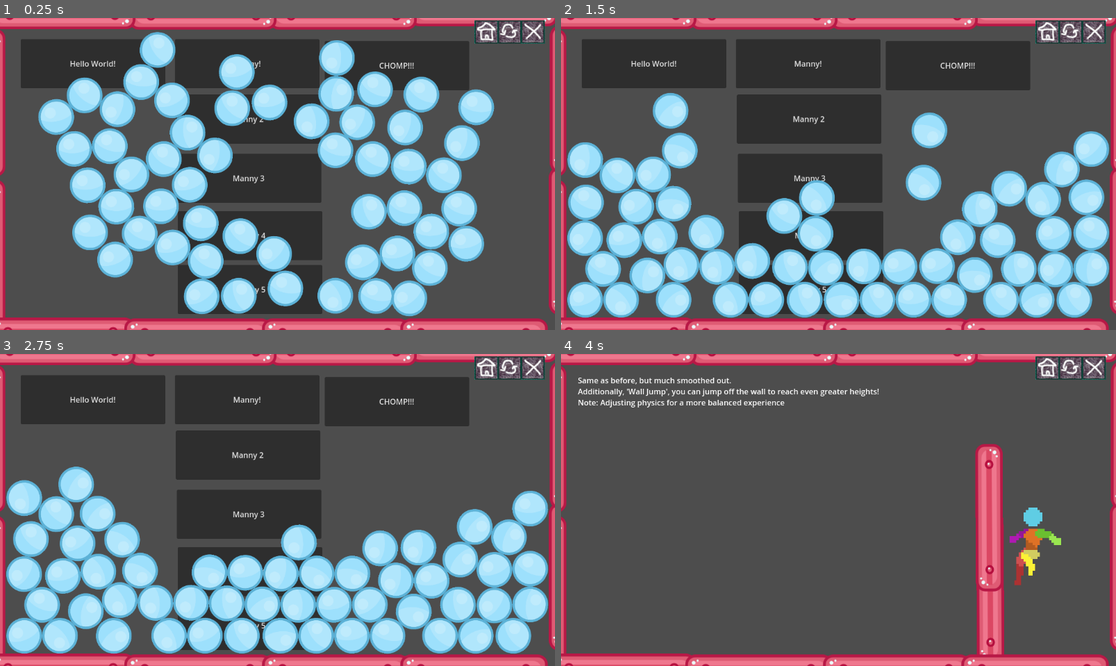
Above: before the commit, frames 1-4 (two rows, left to right).
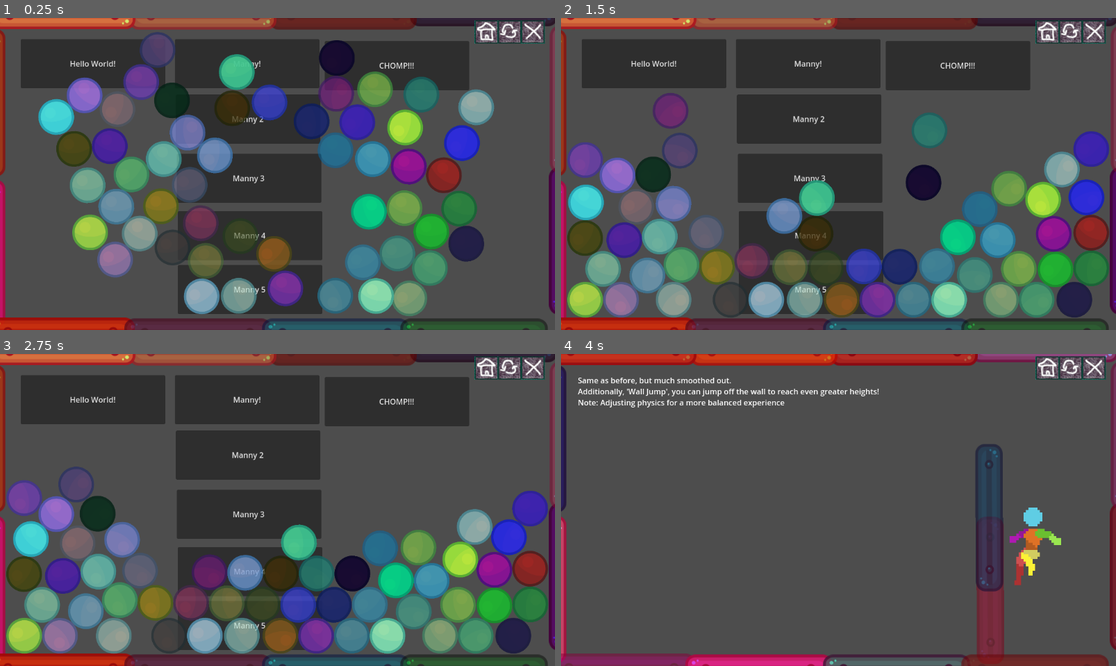
Above: after the commit, the same moments.

Repository: StevenPartridge/godot-learning
Game: Godot game, scene res://Main.tscn
Two runs of this game, one before a commit and one after it. Both use one fixed random seed, a clock stepped at 60 frames per second and the inputs below.
Inputs (mouse positions are in pixels of both pictures, inside the frame that each line leads up to):
- Up to frame 1 (0.25 s): no input
- Up to frame 2 (1.5 s): move the mouse to (960, 158) at 0.52 s; hold S (Crouch) 0.53-1.28 s; hold Right (MoveRight) from 0.53 s (still down); tap W (Jump) at 0.77 s; move the mouse to (727, 189) at 1.27 s; tap Down (GroundPound) at 1.35 s
- Up to frame 3 (2.75 s): tap W (Jump) at 1.52 s; move the mouse to (333, 441) at 2.02 s; release Right (MoveRight) at 2.03 s; hold A (MoveLeft) from 2.03 s (still down); hold E (Interact) from 2.03 s (still down)
- Up to frame 4 (4 s): move the mouse to (810, 572) at 2.77 s; release A (MoveLeft) at 2.78 s; release E (Interact) at 2.78 s; hold Right (MoveRight) from 2.78 s (still down); click (810, 572) at 2.85 s; tap W (Jump) at 3.02, 3.77 s; move the mouse to (1005, 556) at 3.52 s; hold Shift (Sprint) from 3.53 s (still down)

The runs differ from the first frame. In frame 1, 40% of the frame differs, in the area x 0-100%, y 0-100%; in frame 2, 40%; in frame 3, 40%; in frame 4, 12%.

Commit message:
Made balls different colors for Jess and fixed up some bugs

Diff:
--- a/src/Extras/Ball.gd
+++ b/src/Extras/Ball.gd
@@ -1,11 +1,16 @@
 extends RigidBody2D
 
 var repel_force = 50000.0
+@onready var sprite_2d = $Sprite2D
 
 # Called when the node enters the scene tree for the first time.
 func _ready():
 	set_process_input(true)
+	set_random_color()
 
+func set_random_color():
+	var random_color = Color(randf(), randf(), randf(), randf_range(.5, 1))  # Random RGB color
+	sprite_2d.modulate = random_color
 
 # Called every frame. 'delta' is the elapsed time since the previous frame.
 func _process(delta):
--- /dev/null
+++ b/src/Extras/WallSection.gd
@@ -0,0 +1,11 @@
+extends StaticBody2D
+@onready var sprite_2d = $Sprite2D
+
+
+# Called when the node enters the scene tree for the first time.
+func _ready():
+	set_random_color()
+
+func set_random_color():
+	var random_color = Color(randf(), randf(), randf(), randf_range(.5, 1))  # Random RGB color
+	sprite_2d.modulate = random_color
--- a/src/Extras/WallSection.tscn
+++ b/src/Extras/WallSection.tscn
@@ -1,5 +1,6 @@
-[gd_scene load_steps=4 format=3 uid="uid://bvbfkpdv1s02t"]
+[gd_scene load_steps=5 format=3 uid="uid://bvbfkpdv1s02t"]
 
+[ext_resource type="Script" path="res://Extras/WallSection.gd" id="1_1ev1r"]
 [ext_resource type="Texture2D" uid="uid://dkq1swbmmxmbq" path="res://assets/Frame/Bouncy Platform Long.png" id="1_en6lm"]
 
 [sub_resource type="PhysicsMaterial" id="PhysicsMaterial_hs7sp"]
@@ -12,6 +13,7 @@
 [node name="Wall2" type="StaticBody2D"]
 position = Vector2(935, 578)
 physics_material_override = SubResource("PhysicsMaterial_hs7sp")
+script = ExtResource("1_1ev1r")
 
 [node name="Sprite2D" type="Sprite2D" parent="."]
 texture = ExtResource("1_en6lm")
--- a/src/Main.gd
+++ b/src/Main.gd
@@ -7,6 +7,7 @@
 #		var new_ball = Ball.instantiate()
 #		new_ball.position = get_viewport().get_mouse_position()
 #		add_child(new_ball)
+
 
 func _on_go_to_scene_1_pressed():
 	SceneManager.SwitchScene("HelloWorld")
